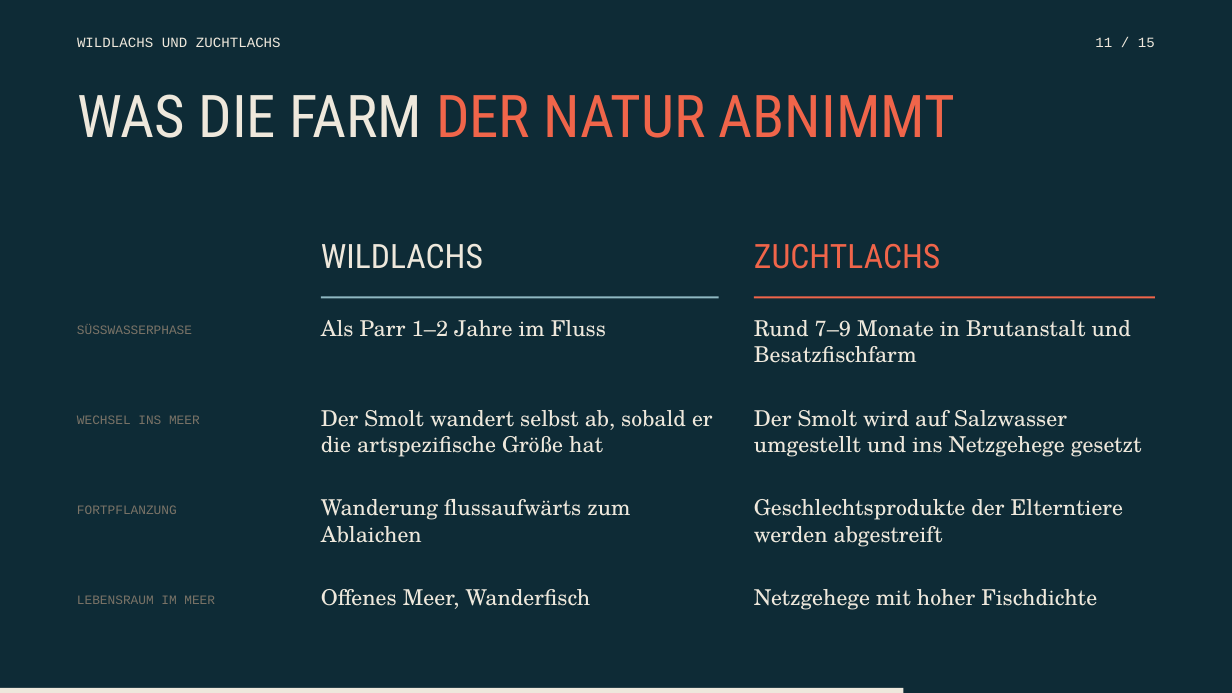
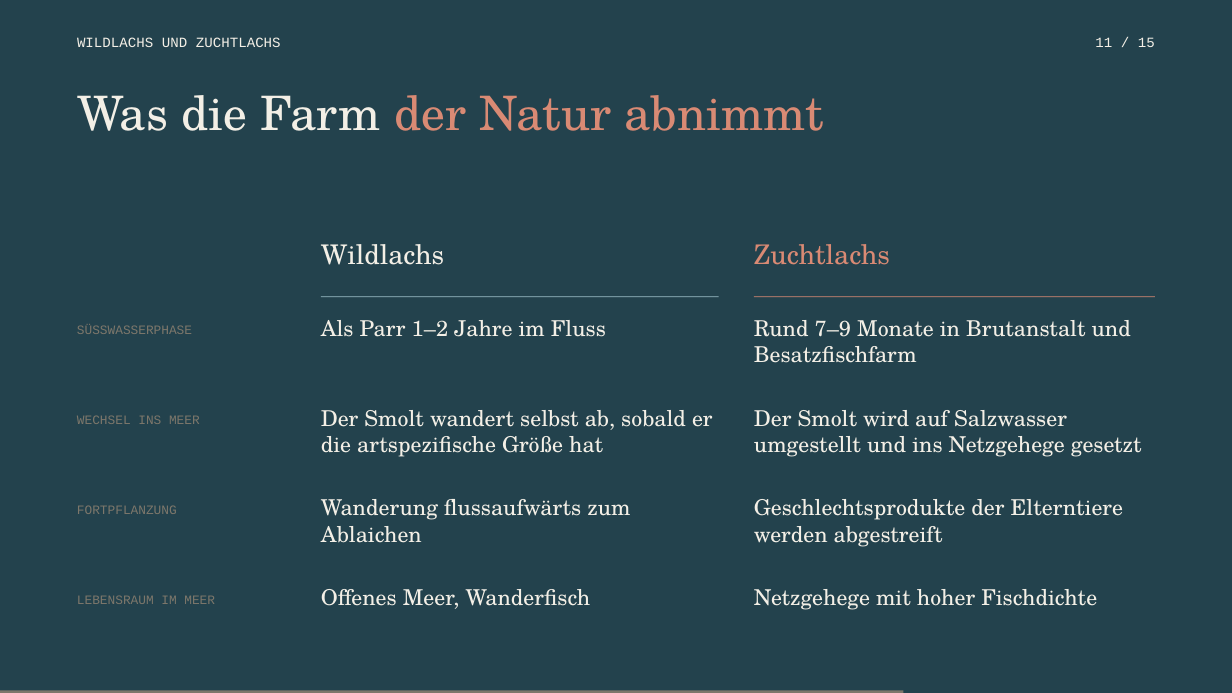
Before and after one commit to fakexkira/SlawaStudios, a slide deck: slide 11 of praesentation-lachs/Lachs-aus-dem-Kaefig.pptx. Drawn at 1232x693 pixels with LibreOffice and Linux fonts; fonts in the diff are those of the drawing. Boxes give left, top, right and bottom in pixels: in the first picture for what was removed or moved away, otherwise in the second. Text is boxed around its words. In the diff, an @@ line names an element or a change of style, - is before the commit and + after.

```diff
--- a/praesentation-lachs/Lachs-aus-dem-Kaefig.pptx
+++ b/praesentation-lachs/Lachs-aus-dem-Kaefig.pptx
@@ background #0E2B36 to #23424D @@
@@ text at (77, 95, 823, 131): text changed; size 45.9 to 37 pt; font Roboto Condensed to TeX Gyre Schola; text colour #F0654A to #D98A74 @@
-WAS DIE FARM DER NATUR ABNIMMT
+Was die Farm der Natur abnimmt
@@ text at (321, 244, 444, 265): text changed; size 26.2 to 21.1 pt; font Roboto Condensed to TeX Gyre Schola; text colour #EEE8DC to #F3EFE6 @@
-WILDLACHS
+Wildlachs
@@ text at (754, 244, 890, 265): text changed; size 26.2 to 21.1 pt; font Roboto Condensed to TeX Gyre Schola; text colour #F0654A to #D98A74 @@
-ZUCHTLACHS
+Zuchtlachs
@@ rectangle at (321, 297, 719, 298): fill #8FB8C2 to #9DBFC8 @@
@@ rectangle at (754, 297, 1155, 298): fill #F0654A to #D98A74 @@
@@ text colour #7A7367 to #7D776B in 4 elements at (77, 325, 192, 334), (77, 415, 200, 424), (77, 505, 177, 514), (77, 595, 215, 604) @@
@@ text colour #EEE8DC to #F3EFE6 in 10 elements at (77, 37, 281, 47), (1095, 37, 1155, 47), (321, 320, 606, 337), (754, 320, 1131, 363), (321, 410, 713, 457), (754, 410, 1142, 457), (321, 499, 630, 543), (754, 499, 1123, 547), (321, 589, 591, 609), (754, 589, 1097, 610) @@
@@ rectangle at (0, 690, 904, 693): fill #EEE8DC to #7D776B @@
```
Also in this commit, not shown: 14 other slides changed, 4 other files.
